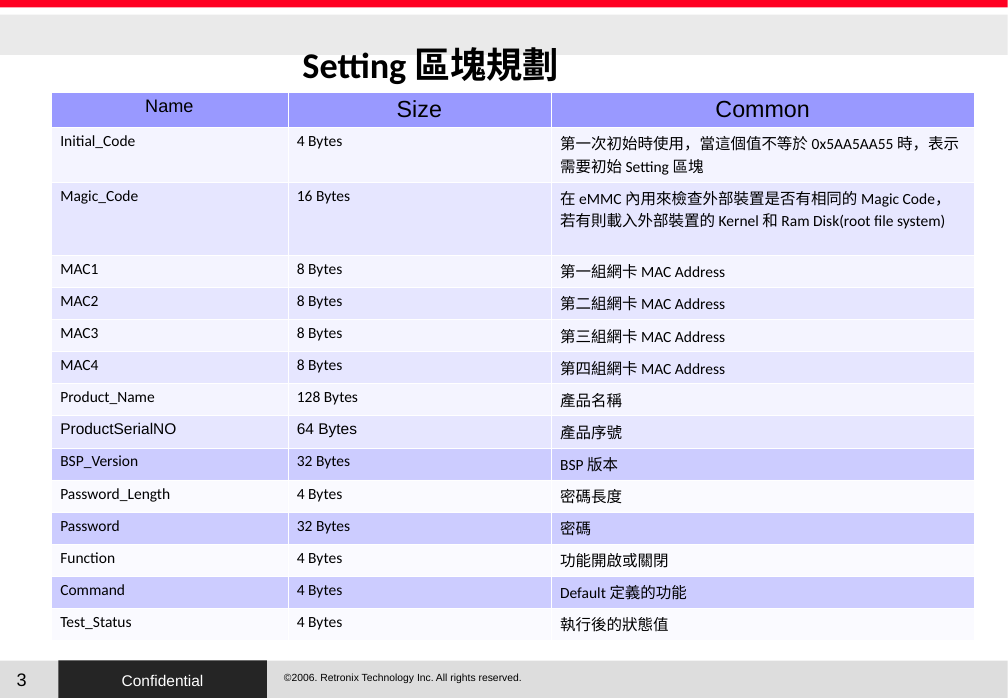
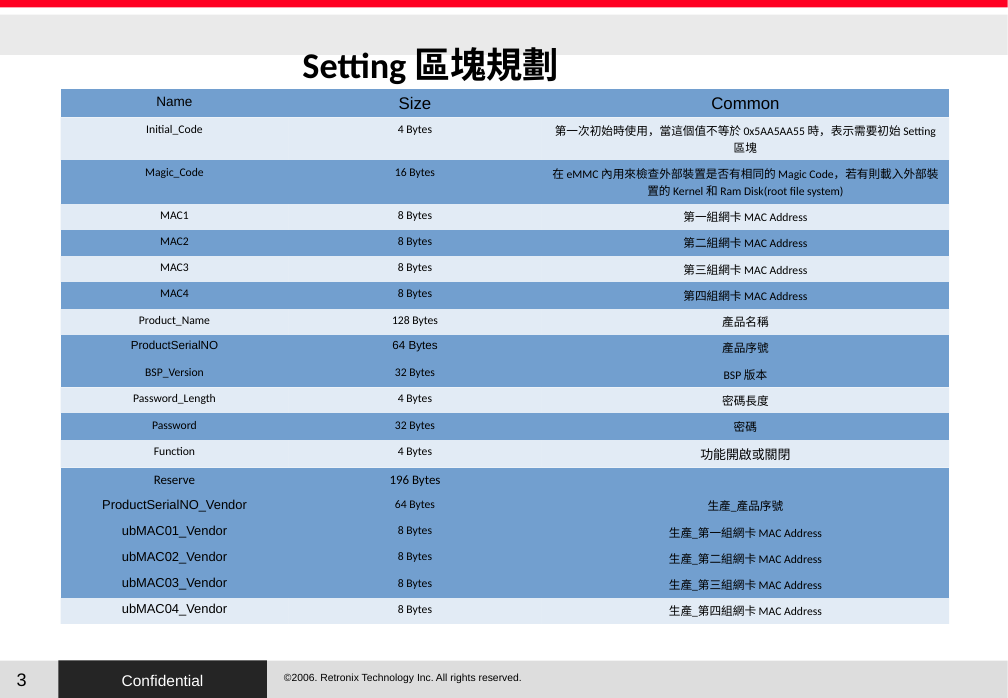
Before and after one commit to RetronixTechInc/u-boot-rtx, a slide deck: slide 3 of RTX/uboot.odp. Drawn at 1008x698 pixels with LibreOffice and Linux fonts; fonts in the diff are those of the drawing; background and template pictures are left out. Boxes give left, top, right and bottom in pixels: in the first picture for what was removed or moved away, otherwise in the second. Text is boxed around its words. In the diff, an @@ line names an element or a change of style, - is before the commit and + after.

```diff
--- a/RTX/uboot.odp
+++ b/RTX/uboot.odp
@@ table at [60, 89, 949, 624] @@
-row 14: Command | 4 Bytes | Default 定義的功能
-row 15: Test_Status | 4 Bytes | 執行後的狀態值
+row 14: Reserve | 196 Bytes | 
+row 15: ProductSerialNO_Vendor | 64 Bytes | 生產_產品序號
+row 16: ubMAC01_Vendor | 8 Bytes | 生產_第一組網卡 MAC Address
+row 17: ubMAC02_Vendor | 8 Bytes | 生產_第二組網卡 MAC Address
+row 18: ubMAC03_Vendor | 8 Bytes | 生產_第三組網卡 MAC Address
+row 19: ubMAC04_Vendor | 8 Bytes | 生產_第四組網卡 MAC Address
@@ table: place and size @@
-table at [51, 91, 974, 636]
+table at [60, 89, 949, 624]
```
Also in this commit, not shown: 9 other slides changed, 6 slides added, 5 slides removed, 27 other files.
